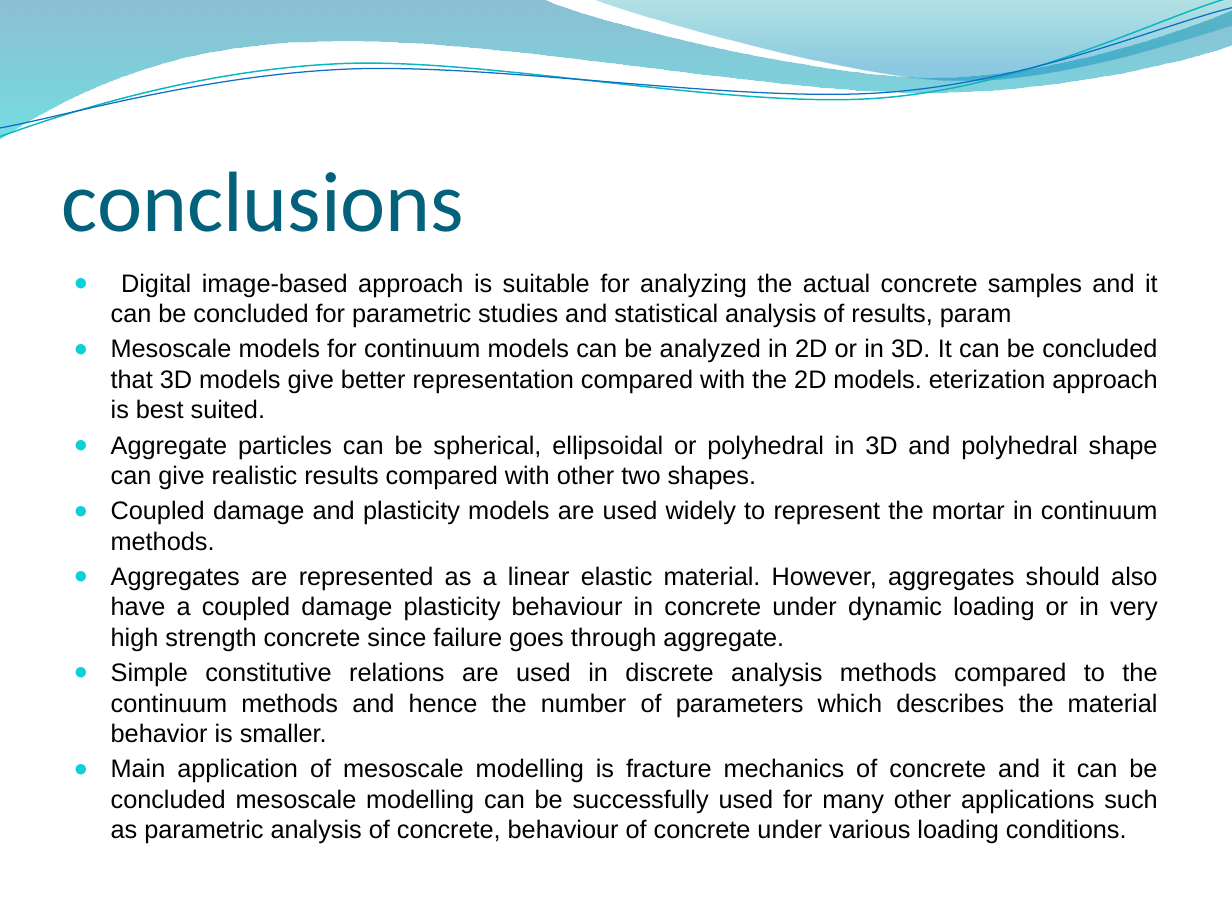
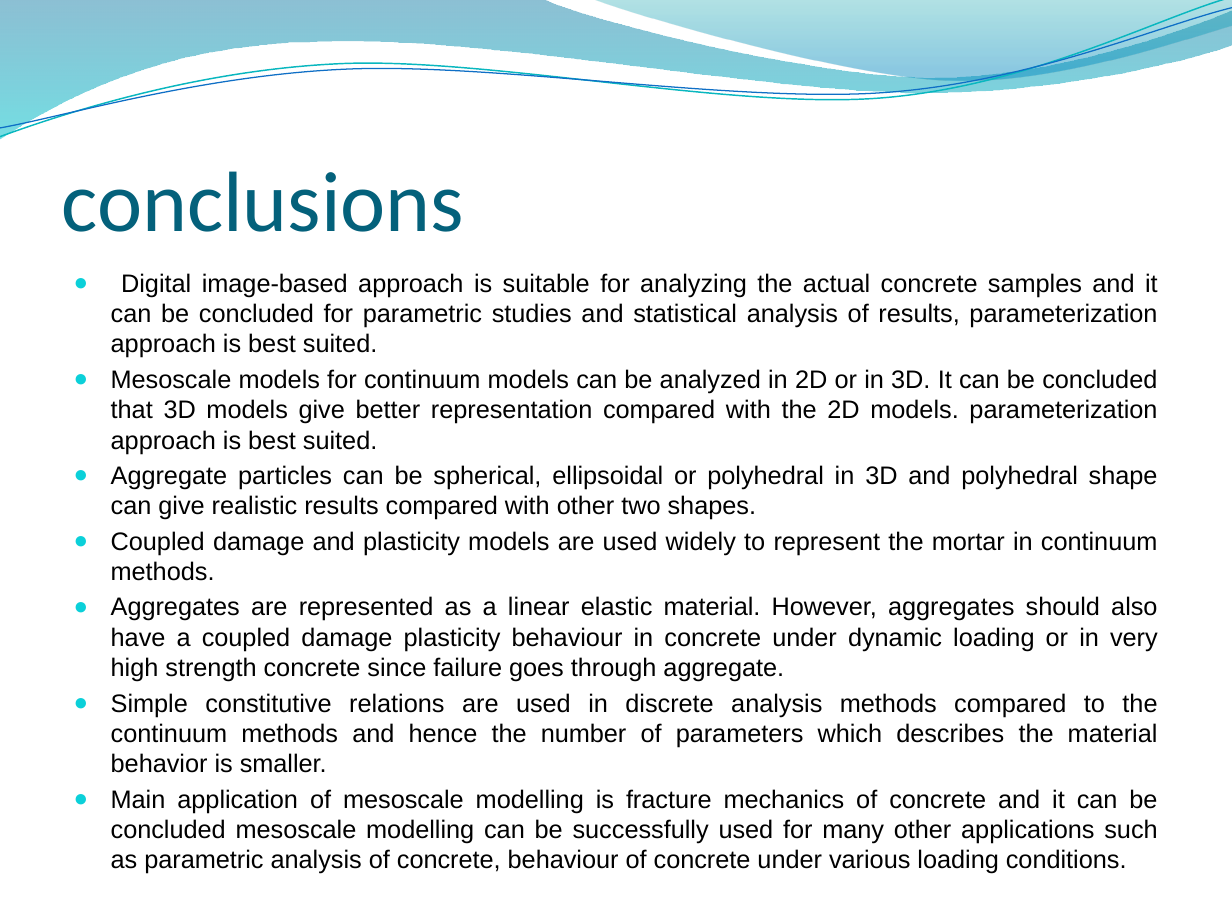
Before and after one commit to Deepak11Sharma/meso-scale-concrete, a slide deck: slide 18 of 1_library/1_presentations/Mesoscale concrete model ppt.pptx (slide 19 before the commit). Drawn at 1232x924 pixels with LibreOffice and Linux fonts; fonts in the diff are those of the drawing; background and template pictures are left out. Boxes give left, top, right and bottom in pixels: in the first picture for what was removed or moved away, otherwise in the second. Text is boxed around its words. In the diff, an @@ line names an element or a change of style, - is before the commit and + after.

Commit message:
mesoscale concrete
i will upload presentation on mesoscale concrete

```diff
--- a/1_library/1_presentations/Mesoscale concrete model ppt.pptx
+++ b/1_library/1_presentations/Mesoscale concrete model ppt.pptx
@@ text at box(111, 273, 1158, 454): text changed @@
-● Digital image-based approach is suitable for analyzing the actual concrete samples and it can be concluded for parametric studies and statistical analysis of results, param
-● Mesoscale models for continuum models can be analyzed in 2D or in 3D. It can be concluded that 3D models give better representation compared with the 2D models. eterization approach is best suited.
+● Digital image-based approach is suitable for analyzing the actual concrete samples and it can be concluded for parametric studies and statistical analysis of results, parameterization approach is best suited.
+● Mesoscale models for continuum models can be analyzed in 2D or in 3D. It can be concluded that 3D models give better representation compared with the 2D models. parameterization approach is best suited.
```
Also in this commit, not shown: 2 other slides changed, 1 slide removed, 8 other files.
